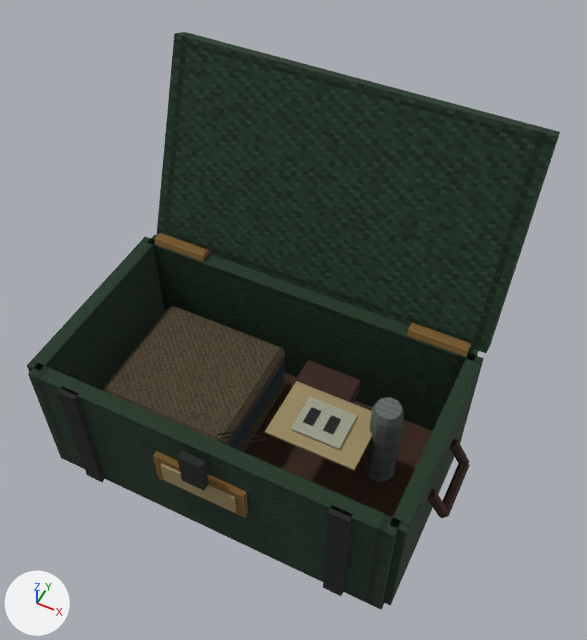
The Blender file development/levels/blender/level_work_crew_footlocker.blend as it was, and as the next commit left it.
Before and after are seen from a 50 mm lens placed at (0.581, -0.977, 1.806), pointed at (0.033, 0.12, 0.436). Arrows for +X, +Y and +Z are at lower left; the lights stay in place. The first picture is the older version.

In view in the first picture: 'level_work_crew_footlocker'.
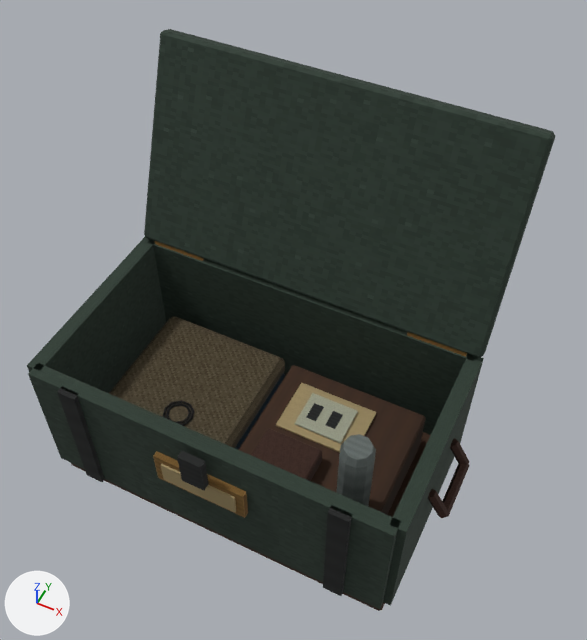
Location of each change, (x1, y1, x2, y2) in pixels of the pictures (587 x 640 px; the box of a moved part takes in the faces that stretch with it):
'level_work_crew_footlocker', reshaped: before (27, 32, 560, 610); after (27, 29, 555, 611)
part 1 of me_cube, moved or reshaped (not visible afterwards): before (237, 376, 285, 452)
part 2 of me_cube, moved or reshaped: before (229, 363, 285, 449); after (235, 373, 285, 450)
part 3 of me_cube, moved or reshaped: before (101, 306, 285, 446); after (109, 316, 285, 448)
part 4 of me_cube, added (brown): after (276, 383, 376, 453)
part 5 of me_cube, moved or reshaped: before (290, 396, 357, 449); after (294, 393, 358, 443)
part 6 of me_cube, moved or reshaped: before (303, 407, 321, 426); after (306, 403, 324, 421)
part 7 of me_cube, moved or reshaped: before (323, 415, 341, 434); after (325, 411, 343, 429)
part 8 of me_cube, moved or reshaped: before (365, 397, 404, 482); after (336, 434, 376, 506)
part 9 of me_cube, rebuilt (mostly hidden afterwards): before (244, 373, 432, 610); after (71, 432, 431, 611)
part 10 of me_cube, rebuilt: before (156, 32, 560, 353); after (144, 29, 555, 358)
part 11 of me_cube, added (brown): after (238, 365, 426, 515)
part 12 of me_cube, added (brown): after (251, 428, 322, 481)
part 13 of me_cube, deleted: before (217, 360, 372, 471)
part 14 of me_cube, recoloured: (28, 237, 484, 609) in both

The change, as a list of edits to the scene's bpy script:
```text
Add img_faded_industrial_green_paint_diffuse:
    img_faded_industrial_green_paint_diffuse = load_image('Faded industrial green paint diffuse', '_unpacked/Faded_industrial_green_paint_diffuse', 64, 64, 'sRGB')
Add mat_rebuild_faded_industrial_green_paint:
    mat_rebuild_faded_industrial_green_paint = principled_material('Rebuild Faded industrial green paint')
    mat_rebuild_faded_industrial_green_paint.texture = img_faded_industrial_green_paint_diffuse
    mat_rebuild_faded_industrial_green_paint.roughness = 0.88
Change me_cube:
    used by ob_level_work_crew_footlocker; location = (0.0, 0.0, 0.0)
    remove me_cube.from_pydata(...)  # 382 vertices, 300 faces; spans x -0.498..0.498, y -0.285..0.503, z 0.02..0.846
    add me_cube.from_pydata(...)  # 662 vertices, 522 faces; spans x -0.498..0.498, y -0.285..0.443, z 0.0..0.881
    me_cube part 1: the loose piece of 24 vertices spanning x -0.35..-0.01, y -0.15..0.17, z 0.104..0.156 is moved by (0.0, 0.0, -0.034)
    me_cube part 2: the loose piece of 24 vertices spanning x -0.35..-0.01, y -0.15..0.17, z 0.159..0.211 is moved by (0.0, 0.0, -0.037)
    me_cube part 3: the loose piece of 24 vertices spanning x -0.35..-0.01, y -0.15..0.17, z 0.214..0.266 is moved by (0.0, 0.0, -0.04)
    me_cube part 4: a new loose piece, a box spanning x 0.05..0.25, y -0.01..0.13, z 0.1975..0.2025, in mat_rebuild_original_paper (picture img_original_paper_diffuse)
    me_cube part 5: the loose piece of 8 vertices spanning x 0.11..0.23, y -0.05..0.05, z 0.275..0.279 is moved by (-0.02, 0.06, -0.071)
    me_cube part 6: the loose piece of 8 vertices spanning x 0.127..0.153, y -0.023..0.023, z 0.279..0.281 is moved by (-0.02, 0.06, -0.071)
    me_cube part 7: the loose piece of 8 vertices spanning x 0.177..0.203, y -0.023..0.023, z 0.279..0.281 is moved by (-0.02, 0.06, -0.071)
    me_cube part 8: the loose piece of 30 vertices spanning x 0.263..0.337, y 0.015..0.085, z 0.1..0.35 is moved by (0.0, -0.18, 0.095)
    me_cube part 9: the loose piece of 8 vertices spanning x -0.43..0.43, y -0.235..0.235, z 0.02..0.09 is rebuilt with 24 vertices and now spans x -0.43..0.43, y -0.235..0.235, z 0.0..0.07
    me_cube part 10: the loose piece of 8 vertices spanning x -0.445..0.445, y 0.277..0.503, z 0.354..0.846 is rebuilt with 24 vertices and now spans x -0.445..0.445, y 0.222..0.443, z 0.395..0.881, in mat_rebuild_faded_industrial_green_paint (picture img_faded_industrial_green_paint_diffuse)
    me_cube part 11: a new loose piece of 24 vertices spanning x 0.0..0.36, y -0.18..0.18, z 0.07..0.195, in mat_rebuild_original_oak (picture img_original_oak_diffuse)
    me_cube part 12: a new loose piece of 24 vertices spanning x 0.05..0.19, y -0.135..-0.045, z 0.195..0.24, in mat_rebuild_original_leather (picture img_original_leather_diffuse)
    me_cube part 13: 6 loose pieces with 48 vertices, spanning x -0.022..0.28, y -0.152..0.165, z 0.208..0.303, are deleted
    me_cube part 14: 24 faces spanning x -0.448..0.448, y -0.252..0.252, z 0.06..0.4 switch from mat_rebuild_original_green (picture img_original_green_diffuse) to mat_rebuild_faded_industrial_green_paint (picture img_faded_industrial_green_paint_diffuse)
    other edits to the shape of me_cube do not show in these pictures
```
